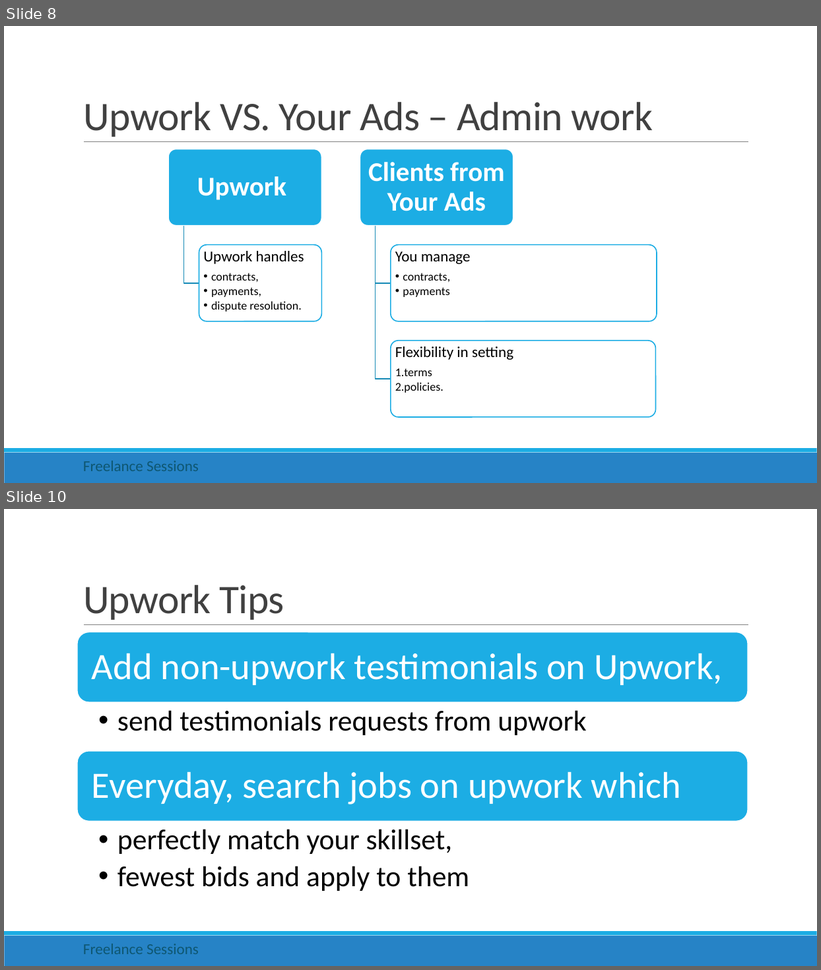
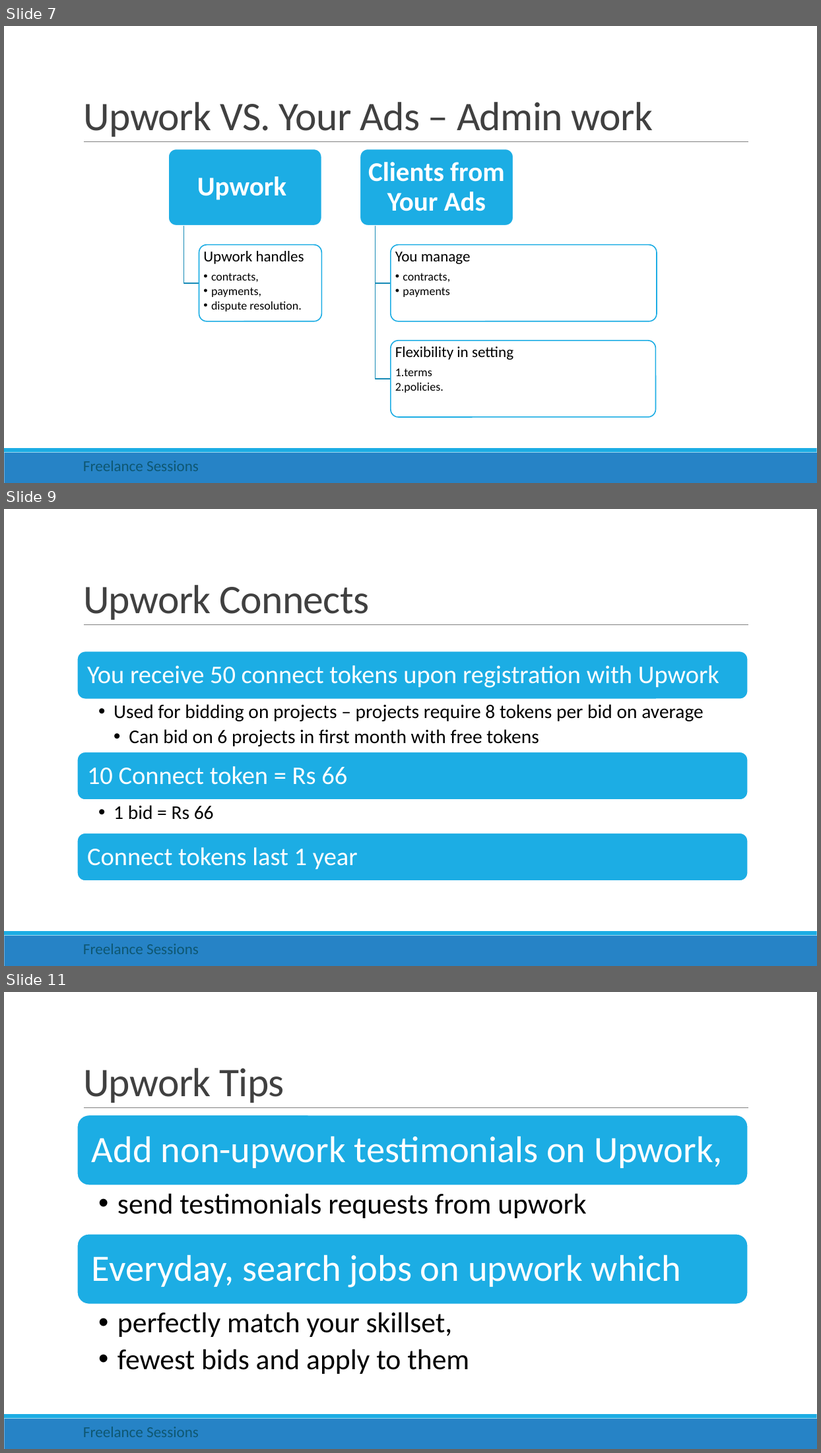
Before and after one commit to rishigujadhur1/Slides, a slide deck: Freelancing/Freelance Session 1.pptx. Shown one above the other, each under a label of ours: slides 8 and 10 before the commit, slides 7, 9 and 11 after it; the slides between them are not shown. The pictures are 821x970 and 821x1453 pixels, drawn with LibreOffice and Linux fonts; fonts in the diff are those of the drawing. Boxes give left, top, right and bottom in pixels: in the first picture for what was removed or moved away, otherwise in the second. Text is boxed around its words. In the diff, an @@ line names an element or a change of style, - is before the commit and + after.

Commit message:
Upwork Mauritius Prices and Tips

```diff
--- a/Freelancing/Freelance Session 1.pptx
+++ b/Freelancing/Freelance Session 1.pptx
@@ slide 9 added at (x1=4, y1=509, x2=817, y2=966), background #FFFFFF; not listed: 3 template elements that a slide beside it also shows @@
@@ title added at (x1=83, y1=585, x2=369, y2=620), 48 pt, text #404040 @@
+Upwork Connects
@@ group added at (x1=77, y1=651, x2=748, y2=882): 5 texts, 3 rounded rectangles @@
+You receive 50 connect tokens upon registration with Upwork
+  • Used for bidding on projects – projects require 8 tokens per bid on average
+    • Can bid on 6 projects in first month with free tokens
+10 Connect token = Rs 66
+  • 1 bid = Rs 66
+Connect tokens last 1 year
@@ text added at (x1=83, y1=944, x2=199, y2=955), 18 pt, text #0E5772 @@
+Freelance Sessions
@@ what was slide 8 is now slide 7 @@
@@ what was slide 10 is now slide 11 @@
```
Also in this commit, not shown: 1 slide changed, 6 other slides added, 1 slide removed.
